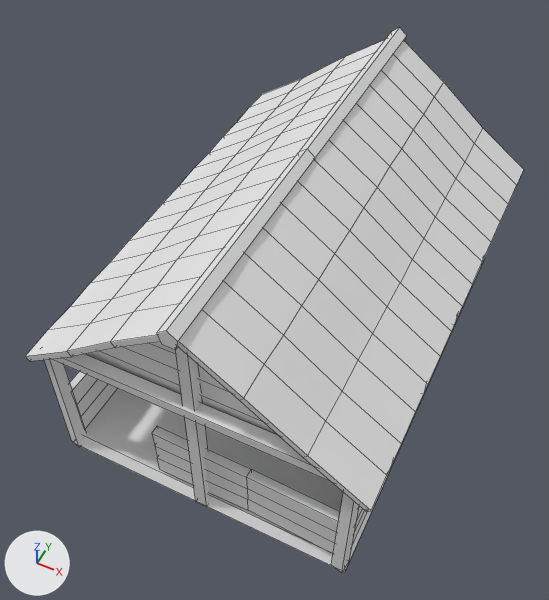
One commit to the FBX model Assets/Damian'sAssets/polyperfect/Low Poly Ultimate Pack/M/- Meshes_M/Medieval_M/stables-medieval.fbx: the scene before it, then after it.
Both versions are drawn from a 50 mm lens placed at (3.96, -9.08, 12.36), pointed at (-0.2, -0.75, 1.95). Lighting does not change. The marker at lower left points along +X, +Y and +Z. Mesh edges are drawn as thin lines. Where no turn or scale is listed for an object, it has been applied to the vertices. Vertices at the same position are counted once.

The scene before the commit, as lines of its bpy script (objects in view):
```python
mat_10_brown_dark = principled_material('10 BROWN-DARK')
mat_10_brown_dark.base_color = (0.8, 0.8, 0.8)  # white #e7e7e7
mat_10_brown_dark.roughness = 0.553
mat_11_brown_medium = principled_material('11 BROWN-MEDIUM')
mat_11_brown_medium.base_color = (0.8, 0.8, 0.8)  # white #e7e7e7
mat_11_brown_medium.roughness = 0.553
mat_9_brown_darkest = principled_material('9 BROWN-DARKEST')
mat_9_brown_darkest.base_color = (0.8, 0.8, 0.8)  # white #e7e7e7
mat_9_brown_darkest.roughness = 0.553
me_stables_medieval = bpy.data.meshes.new('stables-medieval')
me_stables_medieval.from_pydata(...)  # 579 vertices, 465 faces; spans x -2.99..2.99, y -4.22..4.22, z 0.0..4.93
# faces by material slot: [171, 94, 200]
me_stables_medieval.materials.append(mat_11_brown_medium)  # white #e7e7e7
me_stables_medieval.materials.append(mat_10_brown_dark)  # white #e7e7e7
me_stables_medieval.materials.append(mat_9_brown_darkest)  # white #e7e7e7
ob_stables_medieval = bpy.data.objects.new('stables-medieval', me_stables_medieval)
ob_stables_medieval.location = (0.0, 0.0, 0.0)
```
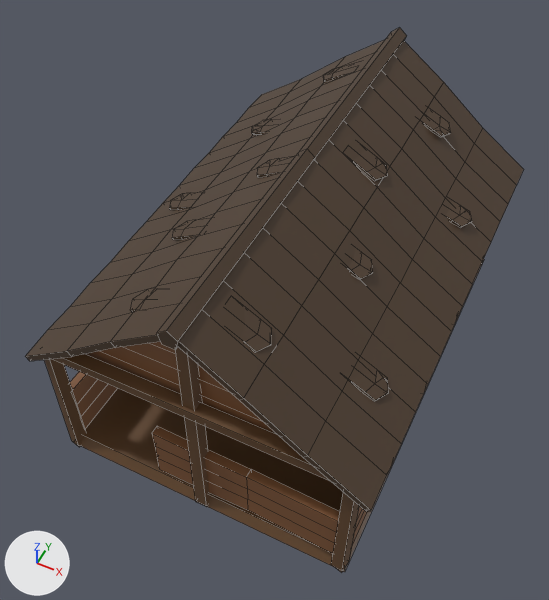
Where the newer file only moved an object's origin or applied its transform, the numbers keep the older frame.

Changed parts and their boxes (x1, y1, x2, y2) in the pictures (549 x 600 px):
'stables-medieval', recoloured, reshaped (white to brown): (25, 28, 524, 572) in both
part 1 of me_stables_medieval, added (brown): after (130, 65, 472, 401)

The edits, one by one:
Material '11 BROWN-MEDIUM' (mat_11_brown_medium) changes colour from white #e7e7e7 to brown #885b39; in linear values from (0.8, 0.8, 0.8) to (0.246, 0.105, 0.0409).
Material '10 BROWN-DARK' (mat_10_brown_dark) changes colour from white #e7e7e7 to brown #67492d; in linear values from (0.8, 0.8, 0.8) to (0.136, 0.0666, 0.0262).
Material '9 BROWN-DARKEST' (mat_9_brown_darkest) changes colour from white #e7e7e7 to brown #4d3b2b; in linear values from (0.8, 0.8, 0.8) to (0.0742, 0.0437, 0.0242).
me_stables_medieval is used by ob_stables_medieval; location (0.0, 0.0, 0.0).
me_stables_medieval had 579 vertices, 465 faces and spanned x -2.99..2.99, y -4.22..4.22, z 0.0..4.93.
me_stables_medieval now has 801 vertices, 644 faces and spans x -2.99..2.99, y -4.22..4.22, z 0.0..4.93.
Part 1, on me_stables_medieval:
201 vertices are added at x -2.62..2.57, y -3.54..3.53, z 2.98..4.73.
9 new vertices lie (0.0, 0.23, 0.0) away from vertices in x -1.26..1.78, y -3.54..3.07, z 3.34..4.58.
5 new vertices lie (0.0, 0.23, 0.0) away from vertices in x -1.26..0.88, y -3.31..3.3, z 3.76..4.52.
7 new vertices lie (0.02, 0.0, -0.04) away from vertices in x -2.53..-0.72, y -3.31..3.07, z 3.04..4.39.
179 new faces join them, mat_9_brown_darkest (brown #4d3b2b).
